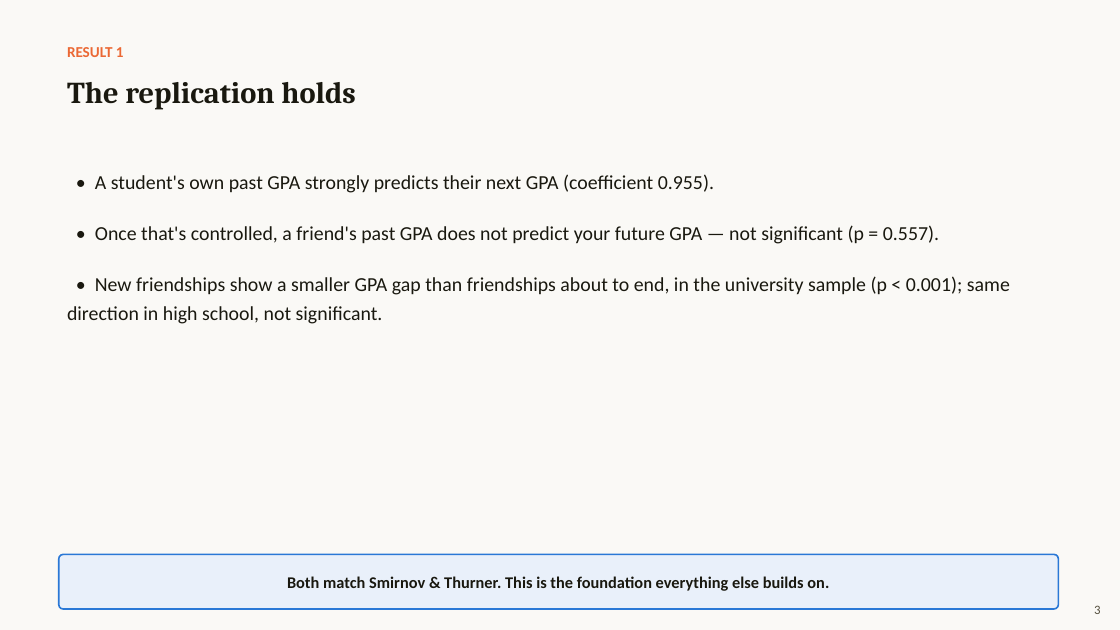
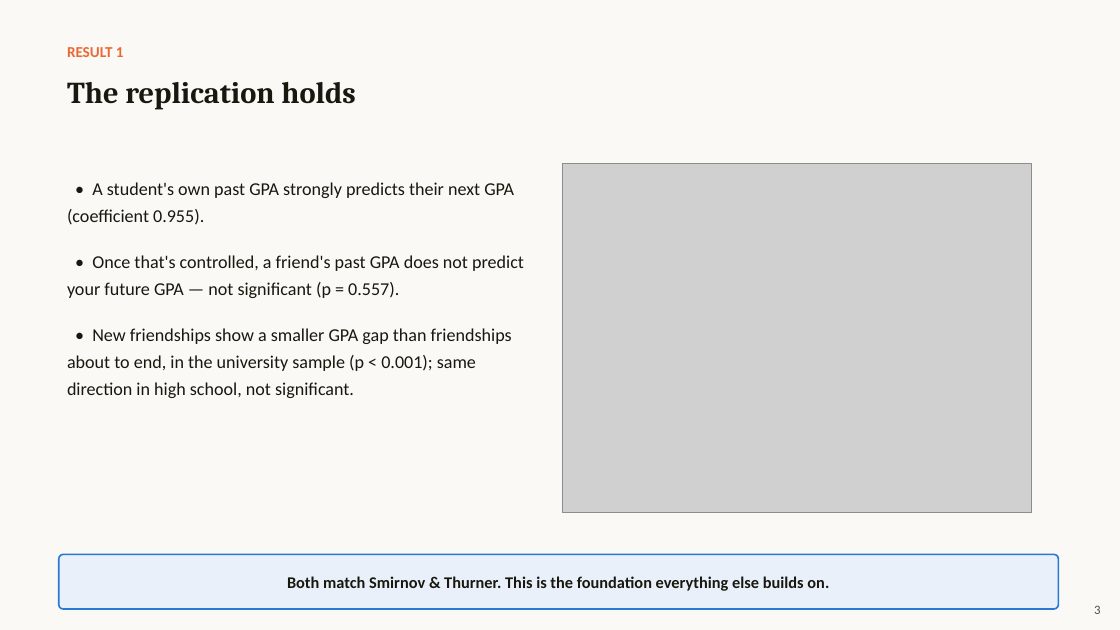
Before and after one commit to TingyingHuang/ECC3841-network-position-and-academic-performance, a slide deck: slide 3 of slides/Presentation2.pptx. Drawn at 1120x630 pixels with LibreOffice and Linux fonts; fonts in the diff are those of the drawing; grey boxes stand for pictures. Boxes give left, top, right and bottom in pixels: in the first picture for what was removed or moved away, otherwise in the second. Text is boxed around its words. In the diff, an @@ line names an element or a change of style, - is before the commit and + after.

```diff
--- a/slides/Presentation2.pptx
+++ b/slides/Presentation2.pptx
@@ text "• A student's own past ...": place and size @@
-text "• A student's own past ..." at [67,174,1010,324]
+text "• A student's own past ..." at [67,182,524,398]
@@ text "• A student's own past ..." at [67,182,524,398]: size 17 to 15.5 pt; less space between paragraphs @@
@@ picture added at [563,164,1031,513] @@
```
Also in this commit, not shown: 2 other slides changed, 5 other files.
